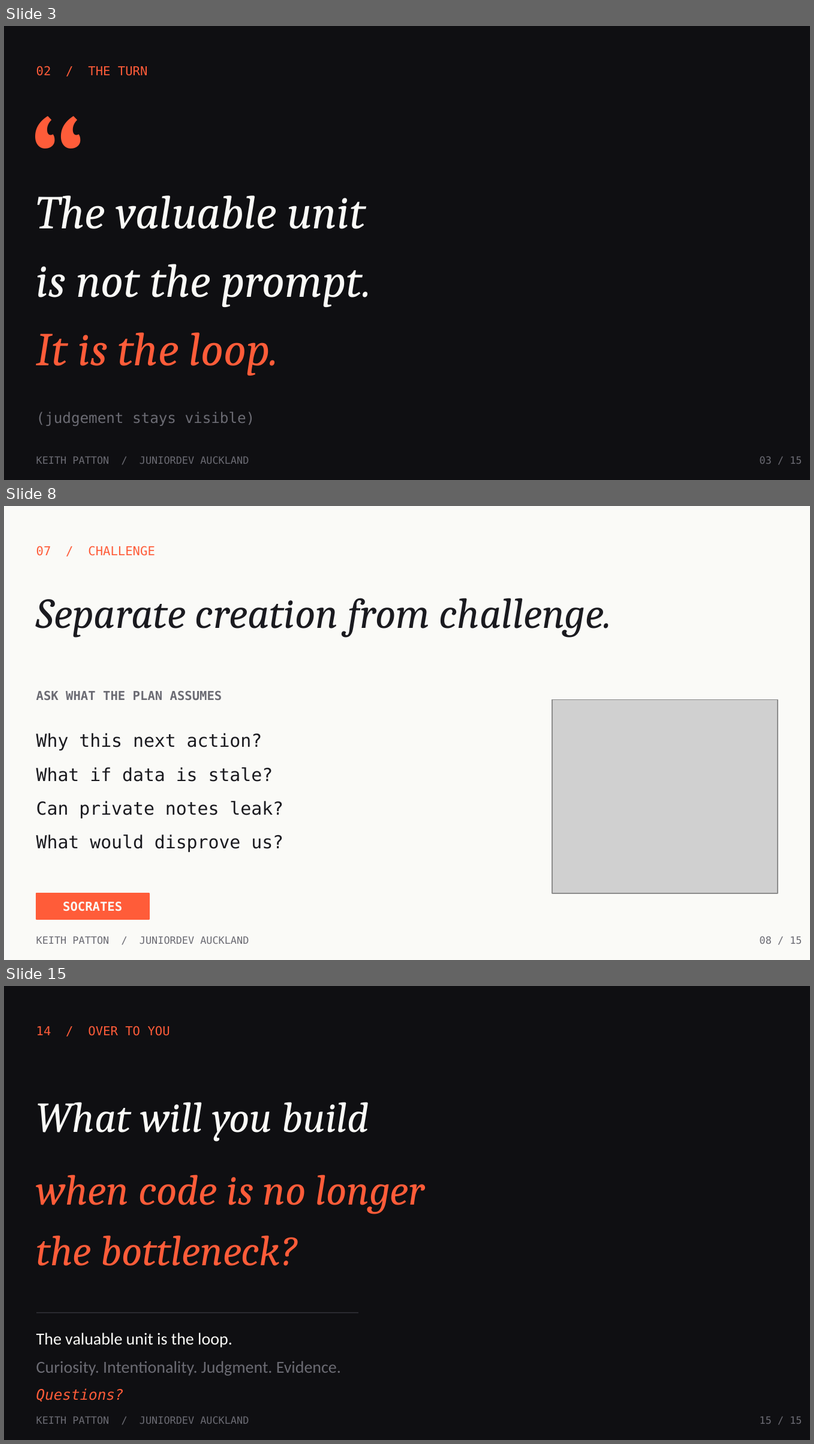
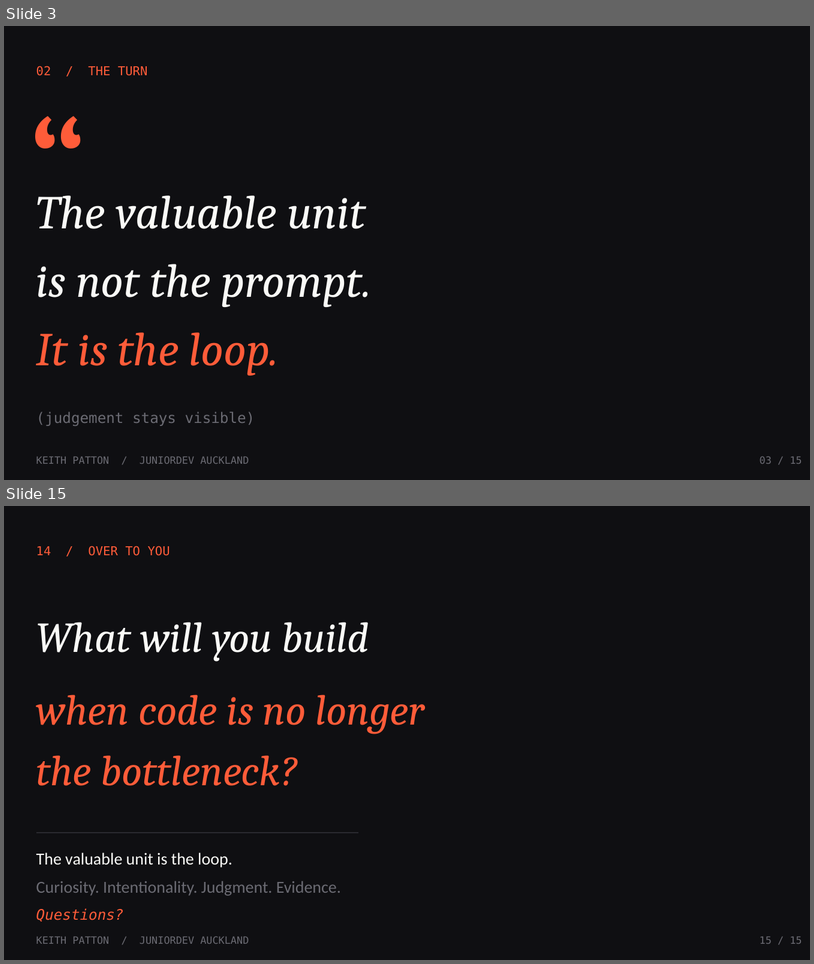
Before and after one commit to keithpatton/junior-dev-agentic-demo, a slide deck: presentation/Beyond-the-Prompt-JuniorDev.pptx. Shown one above the other, each under a label of ours: slides 3, 8 and 15 before the commit, slides 3 and 15 after it; the slides between them are not shown. The pictures are 814x1444 and 814x964 pixels, drawn with LibreOffice and Linux fonts; fonts in the diff are those of the drawing; grey boxes stand for pictures. Boxes give left, top, right and bottom in pixels: in the first picture for what was removed or moved away, otherwise in the second. Text is boxed around its words. In the diff, an @@ line names an element or a change of style, - is before the commit and + after.

Commit message:
Reframe JuniorDev talk around the agentic loop

```diff
--- a/presentation/Beyond-the-Prompt-JuniorDev.pptx
+++ b/presentation/Beyond-the-Prompt-JuniorDev.pptx
@@ slide 8 removed at (x1=4, y1=506, x2=810, y2=960), background #FAFAF7 @@
@@ text removed at (x1=36, y1=546, x2=155, y2=556) @@
-07 / CHALLENGE
@@ text removed at (x1=36, y1=598, x2=612, y2=637) @@
-Separate creation from challenge.
@@ text removed at (x1=36, y1=691, x2=222, y2=700) @@
-ASK WHAT THE PLAN ASSUMES
@@ picture removed at (x1=552, y1=700, x2=778, y2=893) @@
@@ text removed at (x1=36, y1=733, x2=263, y2=751) @@
-Why this next action?
@@ text removed at (x1=36, y1=767, x2=273, y2=781) @@
-What if data is stale?
@@ text removed at (x1=36, y1=801, x2=284, y2=819) @@
-Can private notes leak?
@@ text removed at (x1=36, y1=834, x2=284, y2=852) @@
-What would disprove us?
@@ rectangle removed at (x1=36, y1=893, x2=149, y2=919) @@
@@ text removed at (x1=63, y1=901, x2=122, y2=911) @@
-SOCRATES
@@ text removed at (x1=36, y1=936, x2=249, y2=943) @@
-KEITH PATTON / JUNIORDEV AUCKLAND
@@ text removed at (x1=760, y1=936, x2=802, y2=943) @@
-08 / 15
```
Also in this commit, not shown: 9 slides changed, 2 slides added, 1 other slide removed, 14 other files.
